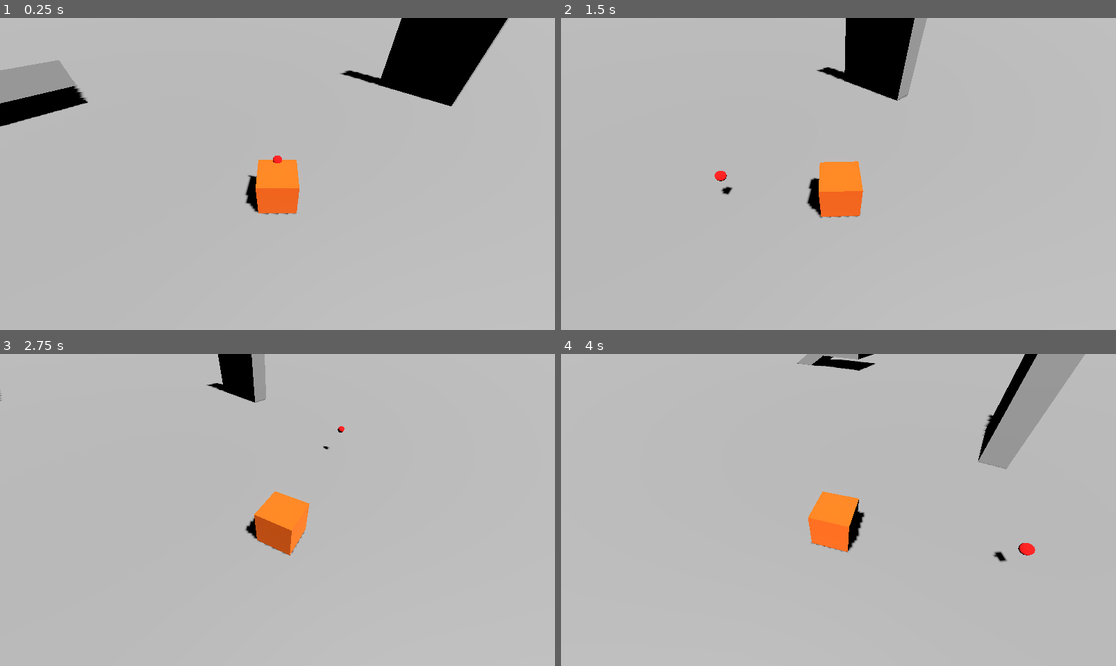
Above: before the commit, frames 1-4 (two rows, left to right).
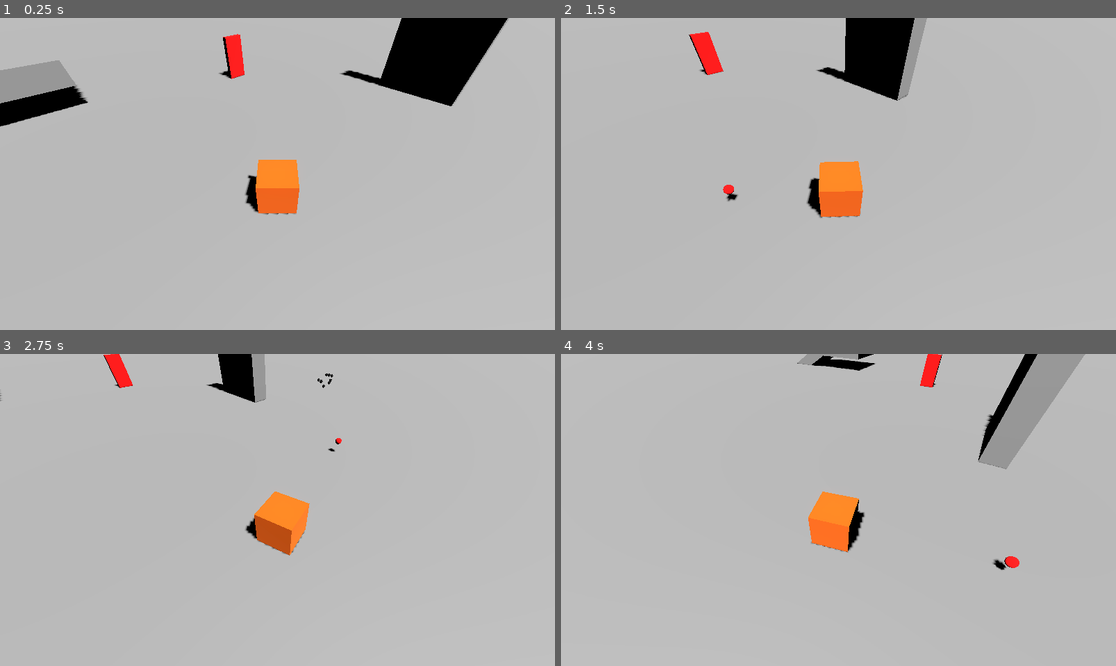
Above: after the commit, the same moments.

Repository: IgorMianowany/IsoShooter
Game: Godot game, scene res://world.tscn
The game is run twice, just before and just after one commit, with the same random seed, the same clock (stepped at 60 frames per second) and the same inputs.
Inputs (mouse positions are in pixels of both pictures, inside the frame that each line leads up to):
- Up to frame 1 (0.25 s): no input
- Up to frame 2 (1.5 s): tap Enter at 0.5 s; move the mouse to (960, 158) at 0.52 s; press the mouse at (960, 158) at 0.53 s; hold D (move_right) 0.53-1.28 s; tap 1 (weapon_1, bound only after the commit) at 0.8, 1.35 s; move the mouse to (727, 189) at 1.27 s; release the mouse at (727, 189) at 1.28 s; hold S (move_back) from 1.28 s (still down)
- Up to frame 3 (2.75 s): tap 2 (weapon_2, bound only after the commit) at 1.55, 2.1 s; move the mouse to (333, 441) at 2.02 s; release S (move_back) at 2.03 s; press the mouse at (333, 441) at 2.03 s; hold D (move_right) from 2.03 s (still down)
- Up to frame 4 (4 s): move the mouse to (810, 572) at 2.77 s; release D (move_right) at 2.78 s; release the mouse at (810, 572) at 2.78 s; hold W (move_forward) 2.78-3.53 s; tap Q (rotate_camera_clockwise) at 2.85 s; tap 1 (weapon_1, bound only after the commit) at 3.05 s; move the mouse to (1005, 556) at 3.52 s; hold A (move_left) from 3.53 s (still down); hold E (rotate_camera_counterclockwise) from 3.53 s (still down); tap 2 (weapon_2, bound only after the commit) at 3.8 s

The runs differ from the first frame. In frame 1, 0.5% of the frame differs, in the area x 39-54%, y 5-62%; in frame 2, 0.6%, in the area x 23-52%, y 4-64%; in frame 3, 0.4%; in frame 4, 0.5%.

Commit message:
basic mechanics

Diff:
--- /dev/null
+++ b/enemy.tscn
@@ -0,0 +1,17 @@
+[gd_scene load_steps=3 format=3 uid="uid://vncdxs0e6aws"]
+
+[sub_resource type="StandardMaterial3D" id="StandardMaterial3D_7xaro"]
+albedo_color = Color(1, 0, 0, 1)
+
+[sub_resource type="BoxMesh" id="BoxMesh_7xaro"]
+material = SubResource("StandardMaterial3D_7xaro")
+
+[node name="Enemy" type="CharacterBody3D"]
+
+[node name="GPUParticlesCollisionBox3D" type="GPUParticlesCollisionBox3D" parent="."]
+transform = Transform3D(1, 0, 0, 0, 1, 0, 0, 0, 7.987195, 1.6406529, -0.28347015, 0.020599365)
+size = Vector3(14.123524, 6.1196136, 0.46954346)
+
+[node name="MeshInstance3D" type="MeshInstance3D" parent="."]
+transform = Transform3D(1.9483423, 0, 0, 0, 4.9545655, 0, 0, 0, 0.4560007, 0, 0, 0)
+mesh = SubResource("BoxMesh_7xaro")
--- a/player.gd
+++ b/player.gd
@@ -10,6 +10,7 @@
 @onready var camera = $CameraRig/Camera
 @onready var camera_rig = $CameraRig
 @onready var cursor = $Cursor
+@onready var current_emitter = $MachineGunEmitter
 
 func _ready():
 	camera_rig.set_as_top_level(true)
@@ -20,6 +21,16 @@
 func _input(event):
 	if event.is_action("exit"):
 		get_tree().quit()
+	if event.is_action_pressed("shoot"):
+		current_emitter.restart()
+		current_emitter.emitting = true
+		print("emitting")
+	if event.is_action_released("shoot"):
+		current_emitter.emitting = false
+	if event.is_action("weapon_1"):
+		current_emitter = $MachineGunEmitter
+	if event.is_action("weapon_2"):
+		current_emitter = $ShotgunEmitter
 
 
 func _physics_process(delta):
@@ -58,7 +69,7 @@
 	var cursor_pos = dropPlane.intersects_ray(from,to)
 
 	if cursor_pos != null:
-		cursor.global_transform.origin = cursor_pos + Vector3(0,1,0)
+		cursor.global_transform.origin = cursor_pos + Vector3(0,0,0)
 		# Make player look at the cursor
 		look_at(cursor_pos, Vector3.UP)
 #
--- a/player.tscn
+++ b/player.tscn
@@ -16,6 +16,31 @@
 [sub_resource type="SphereMesh" id="SphereMesh_i3pqv"]
 material = SubResource("StandardMaterial3D_onrkg")
 
+[sub_resource type="ParticleProcessMaterial" id="ParticleProcessMaterial_4flbx"]
+spread = 0.0
+initial_velocity_min = 40.0
+initial_velocity_max = 40.0
+gravity = Vector3(0, 0, 0)
+collision_mode = 2
+
+[sub_resource type="StandardMaterial3D" id="StandardMaterial3D_4flbx"]
+albedo_color = Color(0, 0, 0, 1)
+disable_receive_shadows = true
+
+[sub_resource type="SphereMesh" id="SphereMesh_4flbx"]
+material = SubResource("StandardMaterial3D_4flbx")
+radius = 0.2
+height = 0.4
+
+[sub_resource type="ParticleProcessMaterial" id="ParticleProcessMaterial_onrkg"]
+spread = 30.0
+initial_velocity_min = 5.0
+initial_velocity_max = 5.0
+gravity = Vector3(0, 0, 0)
+collision_mode = 1
+collision_friction = 0.0
+collision_bounce = 0.13
+
 [node name="Player" type="CharacterBody3D"]
 collision_layer = 7
 script = ExtResource("1_4flbx")
@@ -25,7 +50,7 @@
 shape = SubResource("BoxShape3D_sh265")
 
 [node name="Mesh" type="MeshInstance3D" parent="."]
-transform = Transform3D(2, 0, 0, 0, 2, 0, 0, 0, 2, 0, 0, 0)
+transform = Transform3D(2, 0, 0, 0, 2, 0, 0, 0, 2, -0.0008263588, 0, 0)
 mesh = SubResource("BoxMesh_4flbx")
 
 [node name="CameraRig" type="Marker3D" parent="."]
@@ -34,5 +59,29 @@
 transform = Transform3D(0.70710677, 0.49999997, -0.49999997, 0, 0.70710677, 0.70710677, 0.70710677, -0.49999997, 0.49999997, -5, 8, 5)
 
 [node name="Cursor" type="MeshInstance3D" parent="."]
-transform = Transform3D(0.5045207, 0, 0, 0, 0.5045207, 0, 0, 0, 0.5045207, 8.595124, 0.4983182, 0)
+transform = Transform3D(0.5045207, 0, 0, 0, 0.5045207, 0, 0, 0, 0.5045207, 8.595, 0, 0)
 mesh = SubResource("SphereMesh_i3pqv")
+
+[node name="MachineGunEmitter" type="GPUParticles3D" parent="."]
+transform = Transform3D(-4.371139e-08, 0, 1, 0, 1, 0, -1, 0, -4.371139e-08, -0.041989446, 0, -1.2417927)
+cast_shadow = 0
+emitting = false
+amount = 2
+speed_scale = 7.0
+fixed_fps = 60
+interpolate = false
+collision_base_size = 0.2
+trail_enabled = true
+process_material = SubResource("ParticleProcessMaterial_4flbx")
+draw_pass_1 = SubResource("SphereMesh_4flbx")
+
+[node name="ShotgunEmitter" type="GPUParticles3D" parent="."]
+transform = Transform3D(-8.5199315e-07, 0, 1.0000008, 0, 1, 0, -19.491331, 0, -4.3711424e-08, -0.041989446, 0, -1.2417927)
+cast_shadow = 0
+emitting = false
+lifetime = 5.0
+speed_scale = 0.5
+explosiveness = 1.0
+collision_base_size = 0.2
+process_material = SubResource("ParticleProcessMaterial_onrkg")
+draw_pass_1 = SubResource("SphereMesh_4flbx")
--- a/project.godot
+++ b/project.godot
@@ -52,6 +52,21 @@
 "events": [Object(InputEventKey,"resource_local_to_scene":false,"resource_name":"","device":-1,"window_id":0,"alt_press …(192 unchanged characters)…
 ]
 }
+shoot={
+"deadzone": 0.2,
+"events": [Object(InputEventMouseButton,"resource_local_to_scene":false,"resource_name":"","device":-1,"window_id":0,"alt_pressed":false,"shift_pressed":false,"ctrl_pressed":false,"meta_pressed":false,"button_mask":0,"position":Vector2(0, 0),"global_position":Vector2(0, 0),"factor":1.0,"button_index":1,"canceled":false,"pressed":false,"double_click":false,"script":null)
+]
+}
+weapon_1={
+"deadzone": 0.2,
+"events": [Object(InputEventKey,"resource_local_to_scene":false,"resource_name":"","device":-1,"window_id":0,"alt_pressed":false,"shift_pressed":false,"ctrl_pressed":false,"meta_pressed":false,"pressed":false,"keycode":0,"physical_keycode":49,"key_label":0,"unicode":49,"location":0,"echo":false,"script":null)
+]
+}
+weapon_2={
+"deadzone": 0.2,
+"events": [Object(InputEventKey,"resource_local_to_scene":false,"resource_name":"","device":-1,"window_id":0,"alt_pressed":false,"shift_pressed":false,"ctrl_pressed":false,"meta_pressed":false,"pressed":false,"keycode":0,"physical_keycode":50,"key_label":0,"unicode":50,"location":0,"echo":false,"script":null)
+]
+}
 
 [rendering]
 
--- a/world.tscn
+++ b/world.tscn
@@ -1,6 +1,7 @@
-[gd_scene load_steps=9 format=3 uid="uid://bgcnjcjnheqjs"]
+[gd_scene load_steps=10 format=3 uid="uid://bgcnjcjnheqjs"]
 
 [ext_resource type="PackedScene" uid="uid://bvhy6trwsa5bv" path="res://player.tscn" id="1_f3sb7"]
+[ext_resource type="PackedScene" uid="uid://vncdxs0e6aws" path="res://enemy.tscn" id="1_fj7yv"]
 
 [sub_resource type="BoxMesh" id="BoxMesh_f3sb7"]
 
@@ -83,3 +84,6 @@
 light_energy = 2.0
 shadow_enabled = true
 sky_mode = 1
+
+[node name="Enemy" parent="." instance=ExtResource("1_fj7yv")]
+transform = Transform3D(1.0000001, 0, 0, 0, 1, 0, 0, 0, 1.0000001, 9.697907, 2.1155424, -16.595482)
Not shown: 1 places in player.tscn that only renumber resources
